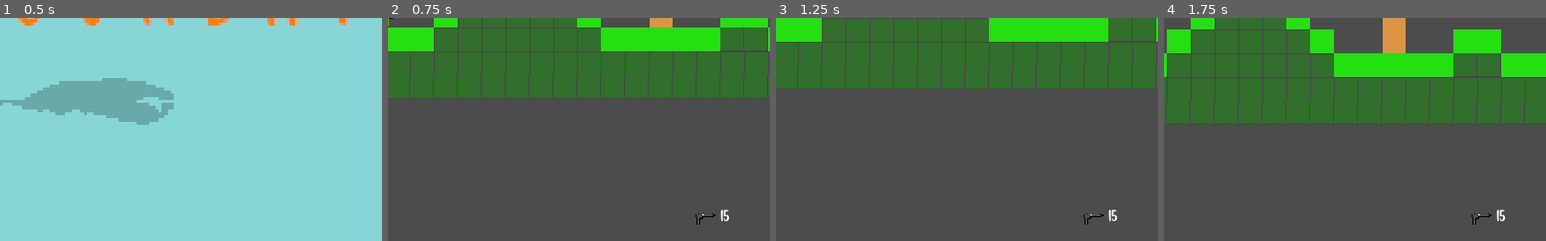
Above: before the commit, frames 1-4 (left to right).
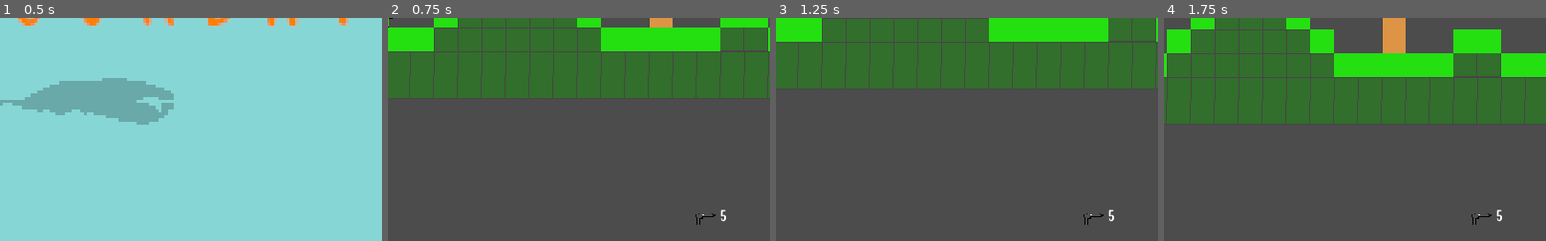
Above: after the commit, the same moments.

Repository: llister15/SCDM
Game: Godot game, scene res://Scenes/Menu/Main Menu.tscn
Same seed, same stepped clock (60 frames per second), same inputs: the game is played once before the commit and once after it.
Inputs (mouse positions are % of the whole screen's width and height, from its top left):
- Up to frame 1 (0.5 s): no input
- Up to frame 2 (0.75 s): click "New Game" at 0.5 s
- Up to frame 3 (1.25 s): no input
- Up to frame 4 (1.75 s): move the mouse to (72, 45) at 1.27 s; hold Right (ui_right) from 1.28 s (still down); click (72, 45) at 1.35 s; tap Space (jump) at 1.52 s
The pictures show only the part of the screen within x 50-100%, y 50-100%; the shares and areas given below are measured in that part.

Frame 1 is identical in both runs. In frame 2, less than 0.1% of the frame differs, in the area x 87-90%, y 85-92%; in frame 3, less than 0.1%; in frame 4, less than 0.1%.

Commit message:
fixed gun audio

Diff:
--- a/Scenes/Assets/9mm.tscn
+++ b/Scenes/Assets/9mm.tscn
@@ -1,6 +1,7 @@
-[gd_scene load_steps=3 format=2]
+[gd_scene load_steps=4 format=2]
 
 [ext_resource path="res://Sprites/Weapons/Ammo/9mm.png" type="Texture" id=1]
+[ext_resource path="res://Scripts/9mm.gd" type="Script" id=2]
 
 [sub_resource type="RectangleShape2D" id=1]
 extents = Vector2( 2.00436, 1.25993 )
@@ -8,6 +9,9 @@
 [node name="9mm" type="RigidBody2D"]
 collision_layer = 4
 collision_mask = 14
+mass = 0.0102041
+gravity_scale = 0.01
+script = ExtResource( 2 )
 
 [node name="Sprite" type="Sprite" parent="."]
 scale = Vector2( 0.5, 0.5 )
--- /dev/null
+++ b/Scripts/9mm.gd
@@ -0,0 +1,12 @@
+extends RigidBody2D
+
+var bullet_timer: float = 2.0
+
+func _physics_process(delta):
+#	bullet_timeout()
+	pass
+
+
+func bullet_timeout():
+	yield(get_tree().create_timer(bullet_timer), "timeout")
+	queue_free()
--- a/Scripts/Glock19.gd
+++ b/Scripts/Glock19.gd
@@ -2,22 +2,22 @@
 
 #Max values
 var RELOAD_TIME_MAX: float = 1.0
-var MAG_SIZE_MAX: int = 15
+var MAG_SIZE_MAX: int = 5
 var FIRE_RATE_MAX: float = 0.1
 #varible values
 var reload_time: float = RELOAD_TIME_MAX
 var mag_size: int = MAG_SIZE_MAX
 var fire_rate: float = FIRE_RATE_MAX
-var bulletSpeed: float = 4000.0
+var bulletSpeed: float = 1000.0
 var is_reloading: bool = false
 var Damage: int = 0
 
 var mouseTarget: Vector2 = Vector2.ZERO
 var mouseDirection: float = 0
 
-
 #preload ammo
 var bullet_scene = preload("res://Scenes/Assets/9mm.tscn")
+
 
 func _physics_process(delta):
 	Shoot()
@@ -30,11 +30,6 @@
 	var shoot_gun = Input.is_action_just_pressed("fire1")
 	var bullet_instance = bullet_scene.instance()
 	mouseTarget = get_global_mouse_position() - $"Muzzle Position".global_position
-	#print(mouseTarget)
-#	if mouseTarget.x > 0:
-#		$"Muzzle Position".position = $"Muzzle Position".global_position
-#	else:
-#		$"Muzzle Position".position = $"Muzzle Position".position
 	if shoot_gun and is_reloading == false:
 		if fire_rate <= 0 and mag_size > 0:
 			$"9mm_shot".play()
@@ -48,18 +43,20 @@
 
 func Reload():
 	var reload = Input.is_action_just_pressed("Reload")
+	print(is_reloading)
 	if reload and mag_size < MAG_SIZE_MAX:
 		is_reloading = true
-		$"dry_fire".play()
 		$"ejecting_magazine".play()
+		yield(get_tree().create_timer(RELOAD_TIME_MAX), "timeout")
 		$"pop_clip_in".play()
-		yield(get_tree().create_timer(RELOAD_TIME_MAX), "timeout")
 		mag_size = MAG_SIZE_MAX
 		is_reloading = false
-	if mag_size <= 0:
+	if mag_size <= 0 and is_reloading == false:
 		is_reloading = true
 		$"ejecting_magazine".play()
+		yield(get_tree().create_timer(RELOAD_TIME_MAX), "timeout")
 		$"pop_clip_in".play()
-		yield(get_tree().create_timer(RELOAD_TIME_MAX), "timeout")
 		mag_size = MAG_SIZE_MAX
 		is_reloading = false
+	if is_reloading == true and Input.is_action_just_pressed("fire1"):
+		$"dry_fire".play()
